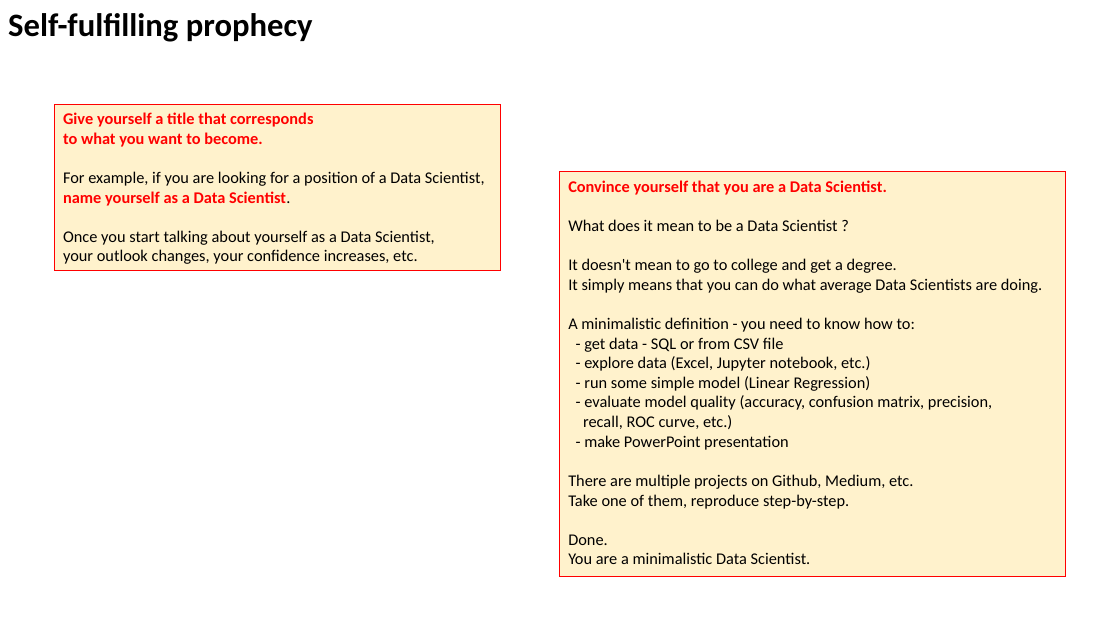
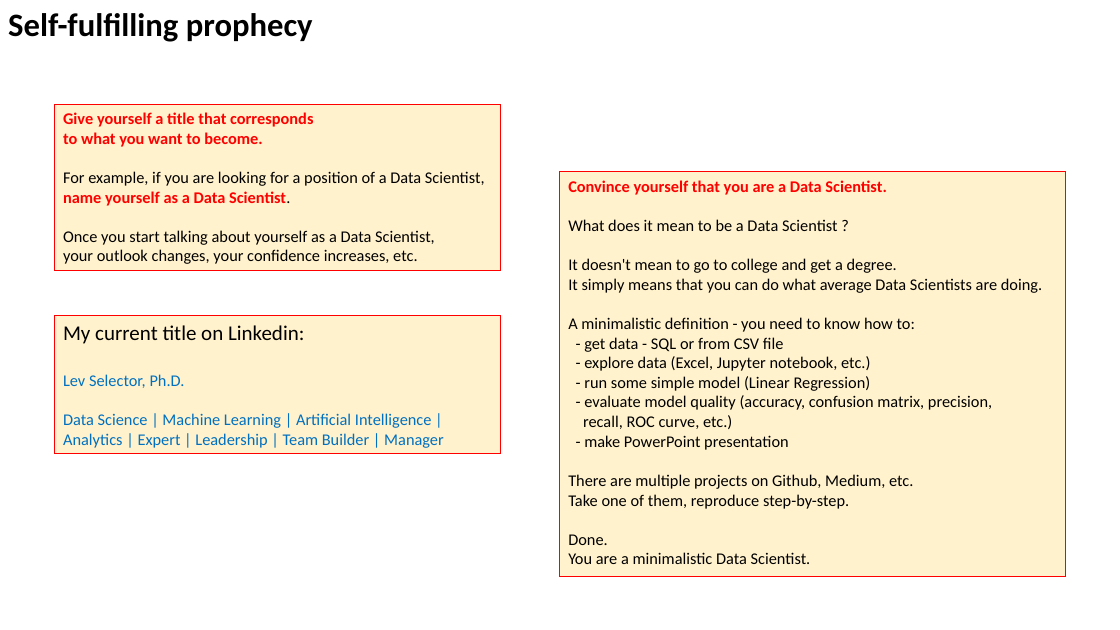
Before and after one commit to lselector/marketing, a slide deck: slide 15 of Job_Searching.pptx. Drawn at 1120x630 pixels with LibreOffice and Linux fonts; fonts in the diff are those of the drawing. Boxes give left, top, right and bottom in pixels: in the first picture for what was removed or moved away, otherwise in the second. Text is boxed around its words. In the diff, an @@ line names an element or a change of style, - is before the commit and + after.

```diff
--- a/Job_Searching.pptx
+++ b/Job_Searching.pptx
@@ rectangle added at (55, 316, 501, 455), fill #FFF2CC, outline #FF0000 0.75 pt, 14 pt, text #0070C0 @@
+My current title on Linkedin:
+Lev Selector, Ph.D.
+Data Science | Machine Learning | Artificial Intelligence | Analytics | Expert | Leadership | Team Builder | Manager
```
Also in this commit, not shown: 10 other slides changed, 2 slides added.
